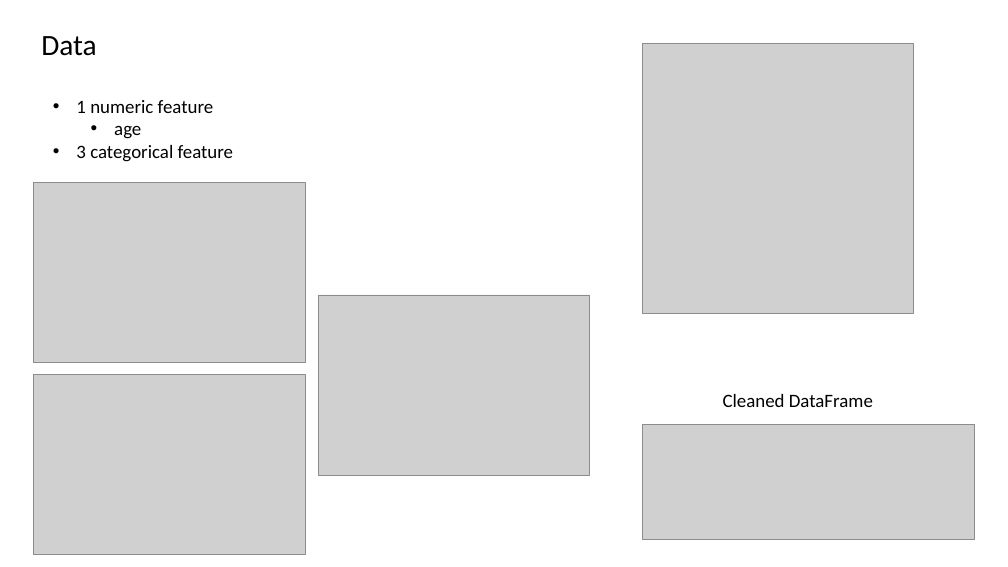
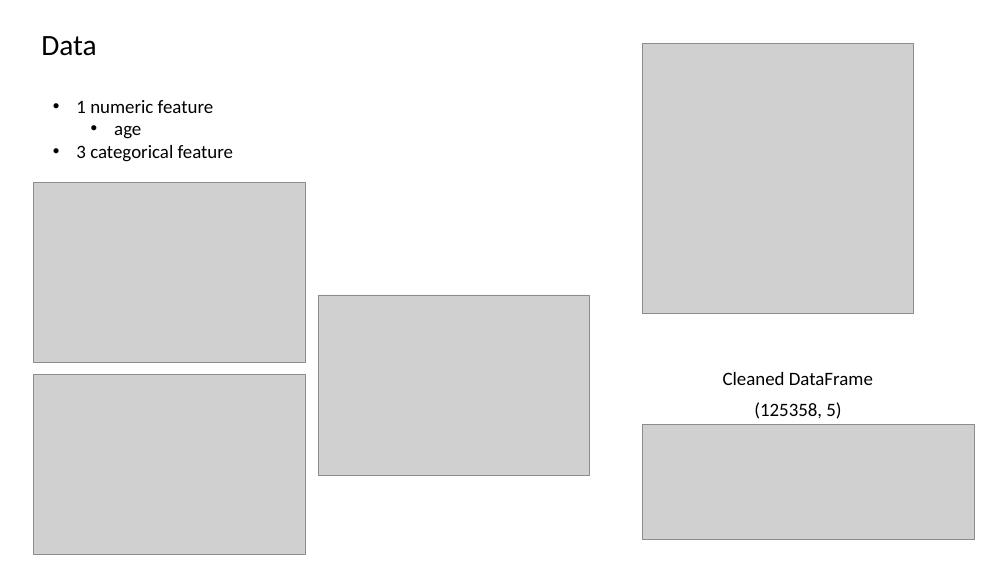
Before and after one commit to shaangao/cog-pred, a slide deck: slide 4 of Presentation.pptx. Drawn at 1008x567 pixels with LibreOffice and Linux fonts; fonts in the diff are those of the drawing; grey boxes stand for pictures. Boxes give left, top, right and bottom in pixels: in the first picture for what was removed or moved away, otherwise in the second. Text is boxed around its words. In the diff, an @@ line names an element or a change of style, - is before the commit and + after.

Commit message:
modify ppt_v1

```diff
--- a/Presentation.pptx
+++ b/Presentation.pptx
@@ text "Cleaned DataFrame": place and size @@
-text "Cleaned DataFrame" at [723, 394, 873, 407]
+text "Cleaned DataFrame" at [723, 372, 873, 385]
@@ text added at [754, 402, 841, 419], 18 pt, text #000000 @@
+(125358, 5)
```
